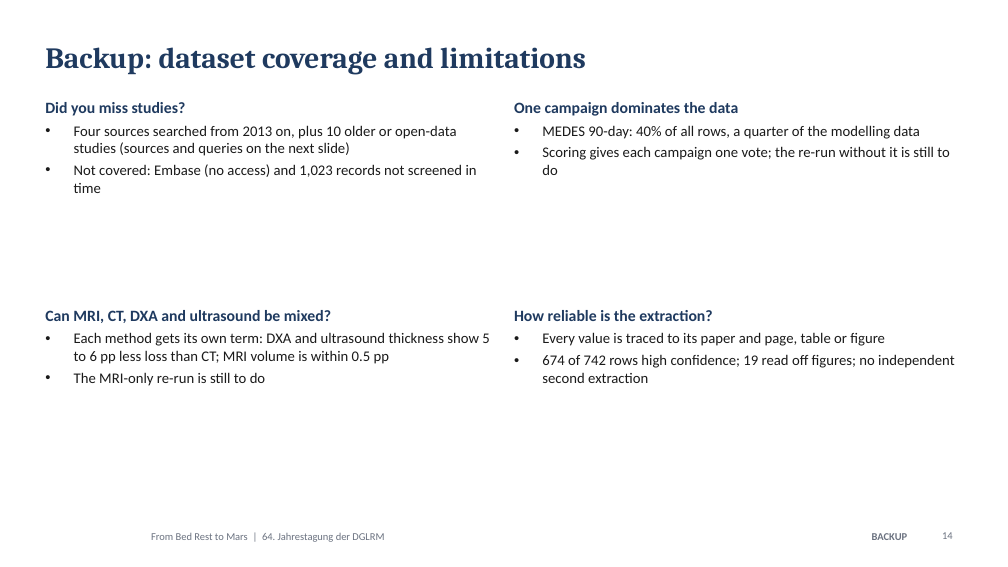
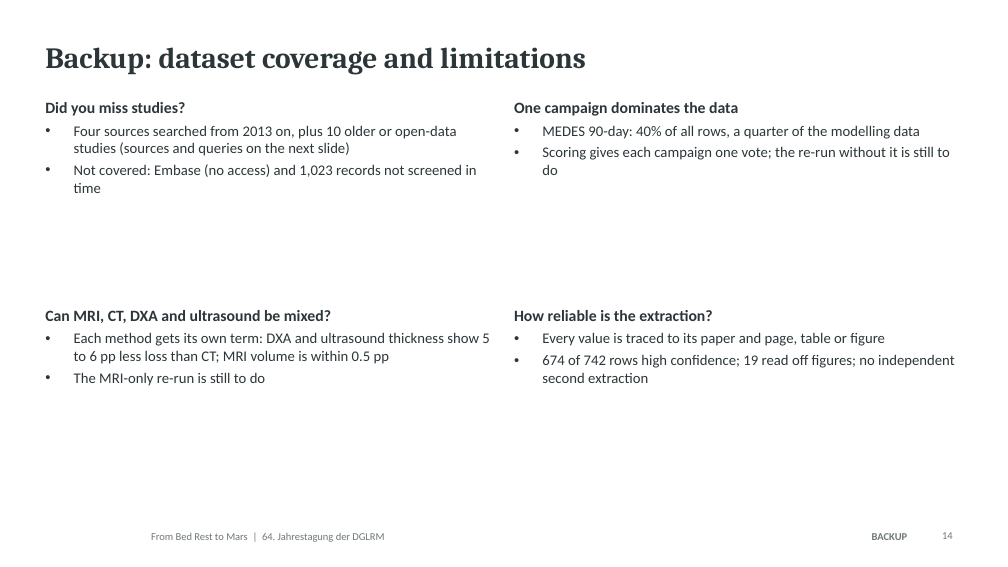
Before and after one commit to MiladBahariQaragoz/BedrestToMars, a slide deck: slide 14 of presentation/bed-rest-to-mars-talk.pptx. Drawn at 1008x567 pixels with LibreOffice and Linux fonts; fonts in the diff are those of the drawing; background and template pictures are left out. Boxes give left, top, right and bottom in pixels: in the first picture for what was removed or moved away, otherwise in the second. Text is boxed around its words. In the diff, an @@ line names an element or a change of style, - is before the commit and + after.

```diff
--- a/presentation/bed-rest-to-mars-talk.pptx
+++ b/presentation/bed-rest-to-mars-talk.pptx
@@ title "Backup: dataset coverage and limitations" at [45, 47, 586, 75]: text colour #1F3A5F to #2C3639 @@
@@ text "Did you miss studies?" at [45, 102, 477, 193]: text colour #1F3A5F to #2C3639 in "Did you miss studies?"; text colour #1A1A1A to #2C3639 in "Four sources searched from 2013 on, plus ...", "Not covered: Embase (no access) and 1,023 ..." @@
@@ text "One campaign dominates the data" at [514, 102, 950, 175]: text colour #1F3A5F to #2C3639 in "One campaign dominates the data"; text colour #1A1A1A to #2C3639 in "MEDES 90-day: 40% of all rows, a ...", "Scoring gives each campaign one vote; the ..." @@
@@ text "Can MRI, CT, DXA and ..." at [45, 310, 489, 386]: text colour #1F3A5F to #2C3639 in "Can MRI, CT, DXA and ultrasound be ..."; text colour #1A1A1A to #2C3639 in "Each method gets its own term: DXA ...", "The MRI-only re-run is still to do" @@
@@ text "How reliable is the extraction?" at [514, 310, 954, 383]: text colour #1F3A5F to #2C3639 in "How reliable is the extraction?"; text colour #1A1A1A to #2C3639 in "Every value is traced to its paper ...", "674 of 742 rows high confidence; 19 ..." @@
```
Also in this commit, not shown: 17 other slides changed, 12 other files.
